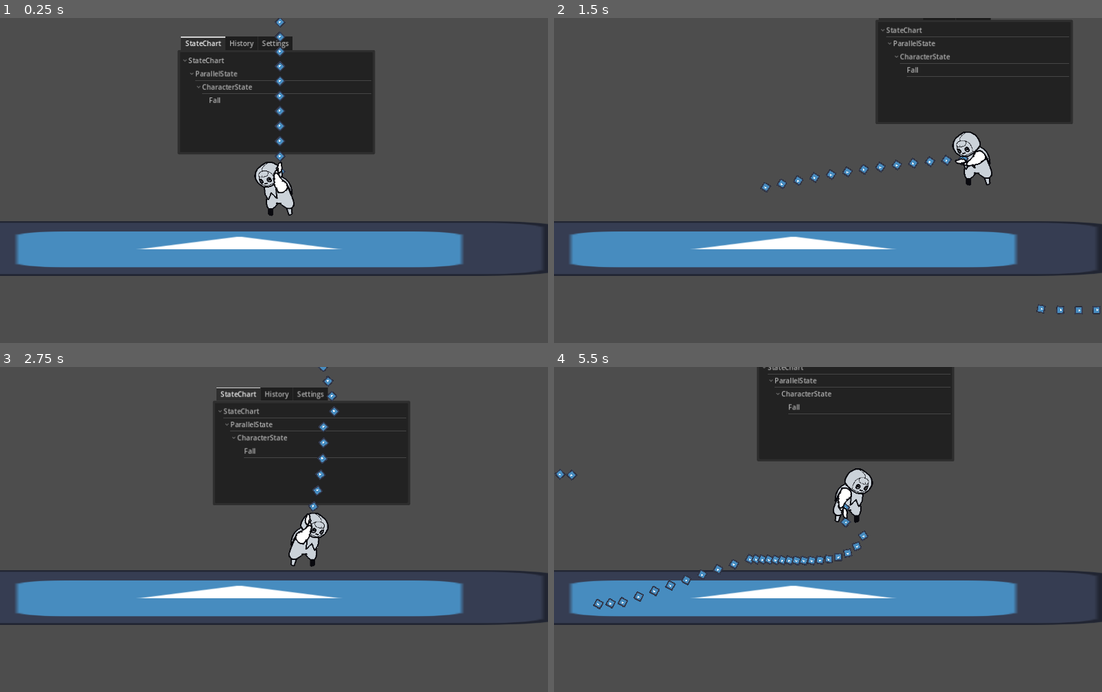
Above: before the commit, frames 1-4 (two rows, left to right).
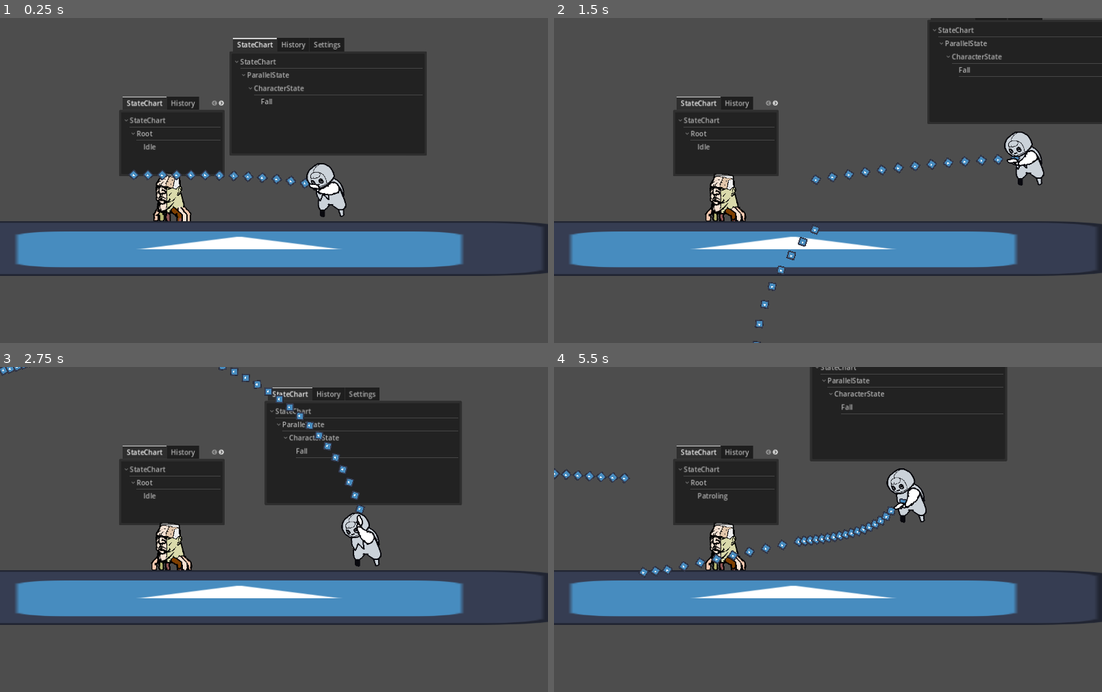
Above: after the commit, the same moments.

Repository: GerryLiman4/Metroidvania22
Game: Godot game, scene res://Component/Level/level_base.tscn
The game is run twice, just before and just after one commit, with the same random seed, the same clock (stepped at 60 frames per second) and the same inputs. The engine's default icon, where the game draws it, is replaced by a stand-in: a white triangle on a blue panel in a dark square.
Inputs (mouse positions are in pixels of both pictures, inside the frame that each line leads up to):
- Up to frame 1 (0.25 s): no input
- Up to frame 2 (1.5 s): tap Enter at 0.5 s; move the mouse to (948, 164) at 0.52 s; hold Space (jump) 0.53-1.28 s; hold D (right) from 0.53 s (still down); click (948, 164) at 0.67 s; move the mouse to (718, 196) at 1.27 s; tap Ctrl (crawl) at 1.35 s; click (718, 196) at 1.42 s
- Up to frame 3 (2.75 s): tap Space (jump) at 1.52, 1.55, 1.82, 2.3 s; move the mouse to (328, 458) at 2.02 s; release D (right) at 2.03 s; hold A (left) from 2.03 s (still down); hold K (dash) from 2.03 s (still down); click (328, 458) at 2.17 s
- Up to frame 4 (5.5 s): move the mouse to (800, 594) at 2.77 s; release A (left) at 2.78 s; release K (dash) at 2.78 s; hold D (right) 2.78-4.28 s; tap Shift at 2.85 s; click (800, 594) at 2.92 s; tap Space (jump) at 3.02, 3.05, 3.32, 4.52, 4.55, 4.82, 5.3 s; move the mouse to (992, 578) at 3.52 s; hold Space (jump) 3.53-4.28 s; click (992, 578) at 3.67 s; move the mouse to (663, 480) at 4.27 s; hold A (left) 4.28-5.03 s; tap Ctrl (crawl) at 4.35 s; click (663, 480) at 4.42 s; move the mouse to (855, 529) at 5.02 s; hold D (right) from 5.03 s (still down); hold K (dash) from 5.03 s (still down); click (855, 529) at 5.17 s

The runs differ from the first frame. In frame 1, 12% of the frame differs, in the area x 21-78%, y 0-63%; in frame 2, 12%; in frame 3, 13%, in the area x 0-85%, y 0-63%; in frame 4, 13%.

Commit message:
Added test enemy
Added test enemy

Diff:
--- /dev/null
+++ b/Component/Enemy/Hed.gd
@@ -0,0 +1,66 @@
+extends CharacterBody2D
+
+@onready var player : CharacterBody2D
+@onready var animated_sprite = $AnimatedSprite2D
+@onready var state_chart = $StateChart
+@onready var patrol_timer = $PatrolTimer
+
+enum FACING{RIGHT,LEFT}
+var face_direction
+var player_position : Vector2
+
+
+func _process(delta):
+	#global_position = get_global_mouse_position()
+	if !player:
+		return
+
+	player_position = (player.global_position - global_position).normalized()
+
+	# Handle Player sprite orientation
+	if player_position.x > 0:
+		face_direction = FACING.RIGHT
+		animated_sprite.flip_h = true
+	#elif mouse_direction.x < 0 and not animated_sprite.flip_h:
+	elif player_position.x < 0:
+		face_direction = FACING.LEFT
+		animated_sprite.flip_h = false
+
+func _on_area_2d_area_entered(area):
+	pass
+
+
+func _on_area_2d_body_entered(body):
+	if (body.is_in_group("Player")):
+		player = body
+		state_chart.send_event("player_entered")
+
+
+func _on_area_2d_body_exited(body):
+	if (body.is_in_group("Player")):
+		player = null
+		state_chart.send_event("player_exited")
+
+
+func _on_patrol_timer_timeout():
+	state_chart.send_event("start_patrol")
+
+
+func _on_idle_state_entered():
+	patrol_timer.start(3)
+
+
+func _on_chasing_state_entered():
+	if !player:
+		state_chart.send_event("start_patrol")
+
+
+func _on_patroling_state_entered():
+	await get_tree().create_timer(3).timeout
+	state_chart.send_event("stop_patrol")
+
+
+func _on_chasing_state_physics_processing(delta):
+	pass
+	#while(player):
+	#	lerp(global_position, player.global_position, 5)
--- /dev/null
+++ b/Component/Enemy/Hed.tscn
@@ -0,0 +1,190 @@
+[gd_scene load_steps=23 format=3 uid="uid://eytxpib7qnui"]
+
+[ext_resource type="Texture2D" uid="uid://djo8c537etido" path="res://Resources/Enemy/Hed/hed_idle.png" id="1_cf6ad"]
+[ext_resource type="Script" path="res://Component/Enemy/Hed.gd" id="1_u3xea"]
+[ext_resource type="Texture2D" uid="uid://c2vjw36fwugqo" path="res://Resources/Enemy/Hed/hed_jump.png" id="2_75231"]
+[ext_resource type="Script" path="res://addons/godot_state_charts/state_chart.gd" id="4_j7pe7"]
+[ext_resource type="Script" path="res://addons/godot_state_charts/compound_state.gd" id="5_y5d5h"]
+[ext_resource type="Script" path="res://addons/godot_state_charts/atomic_state.gd" id="6_aux3u"]
+[ext_resource type="Script" path="res://addons/godot_state_charts/transition.gd" id="7_xtiq3"]
+[ext_resource type="PackedScene" uid="uid://bcwkugn6v3oy7" path="res://addons/godot_state_charts/utilities/state_chart_debugger.tscn" id="8_vshol"]
+
+[sub_resource type="AtlasTexture" id="AtlasTexture_nlwpj"]
+atlas = ExtResource("1_cf6ad")
+region = Rect2(0, 0, 128, 128)
+
+[sub_resource type="AtlasTexture" id="AtlasTexture_y76aw"]
+atlas = ExtResource("1_cf6ad")
+region = Rect2(128, 0, 128, 128)
+
+[sub_resource type="AtlasTexture" id="AtlasTexture_aujv7"]
+atlas = ExtResource("1_cf6ad")
+region = Rect2(256, 0, 128, 128)
+
+[sub_resource type="AtlasTexture" id="AtlasTexture_dlthx"]
+atlas = ExtResource("1_cf6ad")
+region = Rect2(384, 0, 128, 128)
+
+[sub_resource type="AtlasTexture" id="AtlasTexture_0awpo"]
+atlas = ExtResource("1_cf6ad")
+region = Rect2(512, 0, 128, 128)
+
+[sub_resource type="AtlasTexture" id="AtlasTexture_s6pu3"]
+atlas = ExtResource("1_cf6ad")
+region = Rect2(640, 0, 128, 128)
+
+[sub_resource type="AtlasTexture" id="AtlasTexture_bbqfs"]
+atlas = ExtResource("2_75231")
+region = Rect2(0, 0, 128, 128)
+
+[sub_resource type="AtlasTexture" id="AtlasTexture_fjr65"]
+atlas = ExtResource("2_75231")
+region = Rect2(128, 0, 128, 128)
+
+[sub_resource type="AtlasTexture" id="AtlasTexture_g3nkh"]
+atlas = ExtResource("2_75231")
+region = Rect2(256, 0, 128, 128)
+
+[sub_resource type="AtlasTexture" id="AtlasTexture_rk8yx"]
+atlas = ExtResource("2_75231")
+region = Rect2(384, 0, 128, 128)
+
+[sub_resource type="AtlasTexture" id="AtlasTexture_6plhq"]
+atlas = ExtResource("2_75231")
+region = Rect2(512, 0, 128, 128)
+
+[sub_resource type="SpriteFrames" id="SpriteFrames_wg3sw"]
+animations = [{
+"frames": [{
+"duration": 1.0,
+"texture": SubResource("AtlasTexture_nlwpj")
+}, {
+"duration": 1.0,
+"texture": SubResource("AtlasTexture_y76aw")
+}, {
+"duration": 1.0,
+"texture": SubResource("AtlasTexture_aujv7")
+}, {
+"duration": 1.0,
+"texture": SubResource("AtlasTexture_dlthx")
+}, {
+"duration": 1.0,
+"texture": SubResource("AtlasTexture_0awpo")
+}, {
+"duration": 1.0,
+"texture": SubResource("AtlasTexture_s6pu3")
+}],
+"loop": true,
+"name": &"Idle",
+"speed": 10.0
+}, {
+"frames": [{
+"duration": 1.0,
+"texture": SubResource("AtlasTexture_bbqfs")
+}, {
+"duration": 1.0,
+"texture": SubResource("AtlasTexture_fjr65")
+}, {
+"duration": 1.0,
+"texture": SubResource("AtlasTexture_g3nkh")
+}, {
+"duration": 1.0,
+"texture": SubResource("AtlasTexture_rk8yx")
+}, {
+"duration": 5.0,
+"texture": SubResource("AtlasTexture_6plhq")
+}],
+"loop": true,
+"name": &"Jump",
+"speed": 10.0
+}]
+
+[sub_resource type="CircleShape2D" id="CircleShape2D_75isa"]
+radius = 221.009
+
+[sub_resource type="CapsuleShape2D" id="CapsuleShape2D_rv4ct"]
+radius = 22.0
+height = 106.0
+
+[node name="Hed" type="CharacterBody2D"]
+collision_layer = 4
+collision_mask = 3
+script = ExtResource("1_u3xea")
+
+[node name="AnimatedSprite2D" type="AnimatedSprite2D" parent="."]
+sprite_frames = SubResource("SpriteFrames_wg3sw")
+animation = &"Idle"
+autoplay = "Idle"
+
+[node name="Area2D" type="Area2D" parent="."]
+collision_layer = 0
+collision_mask = 2
+
+[node name="CollisionShape2D" type="CollisionShape2D" parent="Area2D"]
+position = Vector2(17, 0)
+shape = SubResource("CircleShape2D_75isa")
+
+[node name="CollisionShape2D" type="CollisionShape2D" parent="."]
+position = Vector2(0, 9)
+shape = SubResource("CapsuleShape2D_rv4ct")
+
+[node name="StateChart" type="Node" parent="."]
+script = ExtResource("4_j7pe7")
+
+[node name="Root" type="Node" parent="StateChart"]
+script = ExtResource("5_y5d5h")
+initial_state = NodePath("Idle")
+
+[node name="Idle" type="Node" parent="StateChart/Root"]
+script = ExtResource("6_aux3u")
+
+[node name="To Chasing" type="Node" parent="StateChart/Root/Idle"]
+script = ExtResource("7_xtiq3")
+to = NodePath("../../Chasing")
+event = &"player_entered"
+
+[node name="To Patrol" type="Node" parent="StateChart/Root/Idle"]
+script = ExtResource("7_xtiq3")
+to = NodePath("../../Patroling")
+event = &"start_patrol"
+
+[node name="Chasing" type="Node" parent="StateChart/Root"]
+script = ExtResource("6_aux3u")
+
+[node name="To Idle" type="Node" parent="StateChart/Root/Chasing"]
+script = ExtResource("7_xtiq3")
+to = NodePath("../../Idle")
+event = &"player_exited"
+delay_seconds = 3.0
+
+[node name="Patroling" type="Node" parent="StateChart/Root"]
+script = ExtResource("6_aux3u")
+
+[node name="To Chasing" type="Node" parent="StateChart/Root/Patroling"]
+script = ExtResource("7_xtiq3")
+to = NodePath("../../Chasing")
+event = &"enemy_entered"
+
+[node name="To Idle" type="Node" parent="StateChart/Root/Patroling"]
+script = ExtResource("7_xtiq3")
+to = NodePath("../../Idle")
+event = &"stop_patrol"
+
+[node name="StateChartDebugger" parent="." instance=ExtResource("8_vshol")]
+offset_left = -122.0
+offset_top = -228.0
+offset_right = 125.0
+offset_bottom = -42.0
+initial_node_to_watch = NodePath("../StateChart")
+
+[node name="PatrolTimer" type="Timer" parent="."]
+wait_time = 3.0
+
+[connection signal="area_entered" from="Area2D" to="." method="_on_area_2d_area_entered"]
+[connection signal="body_entered" from="Area2D" to="." method="_on_area_2d_body_entered"]
+[connection signal="body_exited" from="Area2D" to="." method="_on_area_2d_body_exited"]
+[connection signal="state_entered" from="StateChart/Root/Idle" to="." method="_on_idle_state_entered"]
+[connection signal="state_entered" from="StateChart/Root/Chasing" to="." method="_on_chasing_state_entered"]
+[connection signal="state_physics_processing" from="StateChart/Root/Chasing" to="." method="_on_chasing_state_physics_processing"]
+[connection signal="state_entered" from="StateChart/Root/Patroling" to="." method="_on_patroling_state_entered"]
+[connection signal="timeout" from="PatrolTimer" to="." method="_on_patrol_timer_timeout"]
--- a/Component/Level/level_base.tscn
+++ b/Component/Level/level_base.tscn
@@ -1,7 +1,8 @@
-[gd_scene load_steps=4 format=3 uid="uid://crxx5jgqm5nmc"]
+[gd_scene load_steps=5 format=3 uid="uid://crxx5jgqm5nmc"]
 
 [ext_resource type="PackedScene" uid="uid://dh2v1mpv02wq0" path="res://Component/Player/player.tscn" id="1_pufy1"]
 [ext_resource type="Texture2D" uid="uid://di2a5josdqki3" path="res://icon.svg" id="2_h2tp4"]
+[ext_resource type="PackedScene" uid="uid://eytxpib7qnui" path="res://Component/Enemy/Hed.tscn" id="3_vl0bl"]
 
 [sub_resource type="RectangleShape2D" id="RectangleShape2D_7o3ok"]
 size = Vector2(128, 123)
@@ -11,6 +12,7 @@
 [node name="Camera2D" type="Camera2D" parent="."]
 
 [node name="Player" parent="." instance=ExtResource("1_pufy1")]
+position = Vector2(121, 3)
 face_direction = 1
 
 [node name="Sprite2D" type="Sprite2D" parent="."]
@@ -23,3 +25,6 @@
 [node name="CollisionShape2D" type="CollisionShape2D" parent="Sprite2D/StaticBody2D"]
 position = Vector2(1, -0.5)
 shape = SubResource("RectangleShape2D_7o3ok")
+
+[node name="CharacterBody2D" parent="." instance=ExtResource("3_vl0bl")]
+position = Vector2(-240, 32)
--- a/Component/Player/player.gd
+++ b/Component/Player/player.gd
@@ -213,6 +213,9 @@
 func _on_walk_state_input(event):
 	pass
 
+func _on_walk_state_processing(delta):
+	pass # Replace with function body.
+
 func _on_walk_state_physics_processing(delta):
 	if check_idle() == true:
 		switch_state(CharacterStateId.Id.IDLE)
--- a/Component/Player/player.tscn
+++ b/Component/Player/player.tscn
@@ -17,7 +17,9 @@
 radius = 32.0
 height = 126.0
 
-[node name="Player" type="CharacterBody2D" node_paths=PackedStringArray("audio_player", "character_state", "animation_player", "body_sprite", "arm_model", "arm_sprite", "head_model", "head_sprite", "shooter")]
+[node name="Player" type="CharacterBody2D" node_paths=PackedStringArray("audio_player", "character_state", "animation_player", "body_sprite", "arm_model", "arm_sprite", "head_model", "head_sprite", "shooter") groups=["Player"]]
+collision_layer = 2
+collision_mask = 5
 script = ExtResource("1_x2mr2")
 audio_player = NodePath("SoundPlayer")
 character_state = NodePath("StateChart")
@@ -39,7 +41,6 @@
 [node name="AnimatedSprite2D" type="AnimatedSprite2D" parent="."]
 sprite_frames = ExtResource("5_13q23")
 animation = &"Idle"
-frame_progress = 0.533431
 
 [node name="HeadModel" type="Sprite2D" parent="AnimatedSprite2D"]
 position = Vector2(16, 0)
@@ -223,6 +224,7 @@
 [connection signal="state_exited" from="StateChart/ParallelState/CharacterState/Walk" to="." method="_on_walk_state_exited"]
 [connection signal="state_input" from="StateChart/ParallelState/CharacterState/Walk" to="." method="_on_walk_state_input"]
 [connection signal="state_physics_processing" from="StateChart/ParallelState/CharacterState/Walk" to="." method="_on_walk_state_physics_processing"]
+[connection signal="state_processing" from="StateChart/ParallelState/CharacterState/Walk" to="." method="_on_walk_state_processing"]
 [connection signal="state_entered" from="StateChart/ParallelState/CharacterState/Jump" to="." method="_on_jump_state_entered"]
 [connection signal="state_exited" from="StateChart/ParallelState/CharacterState/Jump" to="." method="_on_jump_state_exited"]
 [connection signal="state_input" from="StateChart/ParallelState/CharacterState/Jump" to="." method="_on_jump_state_input"]
--- a/project.godot
+++ b/project.godot
@@ -61,6 +61,12 @@
 ]
 }
 
+[layer_names]
+
+2d_physics/layer_1="World"
+2d_physics/layer_2="Player"
+2d_physics/layer_3="Enemy"
+
 [rendering]
 
 renderer/rendering_method="gl_compatibility"
Not shown, added: Resources/Enemy/Hed/hed-Sheet.png.import
Binary file added: Resources/Enemy/Hed/hed_idle.png
Not shown, added: Resources/Enemy/Hed/hed_idle.png.import
Not shown, added: Resources/Enemy/Hed/hed_jump-Sheet.png.import
Binary file added: Resources/Enemy/Hed/hed_jump.png
Not shown, added: Resources/Enemy/Hed/hed_jump.png.import
